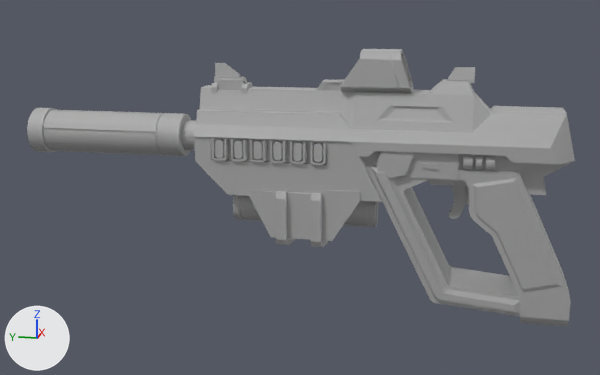
An edit to the FBX model models/weapons/sideman/w_sideman.fbx, drawn before and after from the same camera.
The view is the same before and after, from a 50 mm lens placed at (-7.46, 0.28, 1.93), pointed at (-0.01, 1.77, 0.07). The lights are fixed; the arrows at lower left show +X, +Y and +Z. Where no turn or scale is listed for an object, it has been applied to the vertices.

The older version as bpy lines, for what is in view:
```python
mat_pistol = principled_material('pistol')
mat_pistol.base_color = (0.588, 0.588, 0.588)  # light grey #cacaca
mat_pistol.metallic = 1.0
mat_pistol.roughness = 0.859
me_mesh_003 = bpy.data.meshes.new('Mesh.003')
me_mesh_003.from_pydata(...)  # 2122 vertices, 3950 faces; spans x -0.37..0.37, y -0.7..4.43, z -1.05..1.36
# faces by material slot: [3944, 6]
me_mesh_003.materials.append(mat_pistol)  # its picture is missing
me_mesh_003.materials.append(mat_pistol_collimator)  # its picture is missing
ob_s4_vc6_pistol = bpy.data.objects.new('S4-VC6 Pistol', me_mesh_003)
ob_s4_vc6_pistol.location = (0.0, 0.0, 0.0)
```
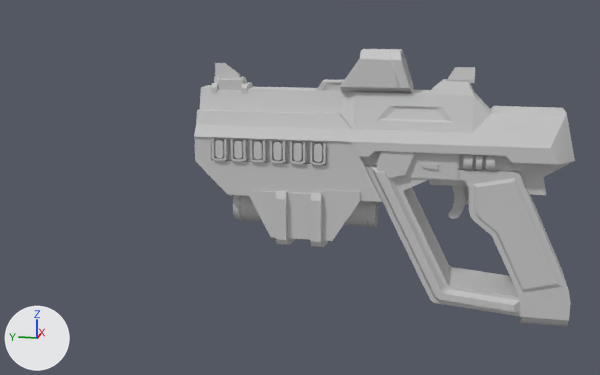
The newer file is also rescaled (x2.54) as a whole; pictures and numbers use the older file's frame.

Changed parts and their boxes (x1, y1, x2, y2) in the pictures (600 x 375 px):
```json
{"object": "S4-VC6 Pistol", "change": "surface changed, reshaped", "before": [27, 49, 575, 326], "after": [194, 49, 575, 326], "on screen": "30% narrower"}
{"part": 1, "of": "me_mesh_003", "change": "deleted", "before": [27, 108, 196, 156]}
```

Edits to the scene script, one JSON object a line:
```json
{"op": "set", "path": "mat_pistol.metallic", "old": "1.0", "new": "0.0"}
{"block": "me_mesh_003", "where": "me_mesh_003.from_pydata(...)  # 2122 vertices, 3950 faces; spans x -0.37..0.37, y -0.7..4.43, z -1.05..1.36"}
{"block": "me_mesh_003", "where": "# used by ob_s4_vc6_pistol; location = (0.0, 0.0, 0.0)"}
{"block": "me_mesh_003", "change": "me_mesh_003 part 1: the loose piece of 284 vertices spanning x -0.18..0.25, y 2.65..4.43, z 0.31..0.74 is deleted"}
```
